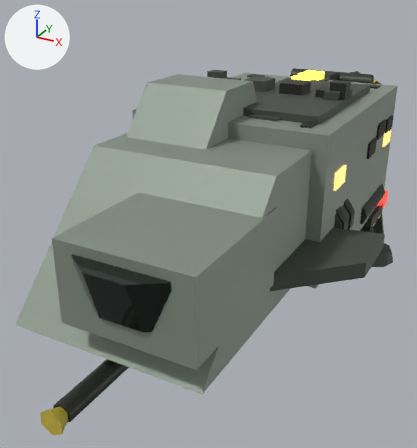
The glTF model ref/glb/courier-s.glb as it was, and as the next commit left it.
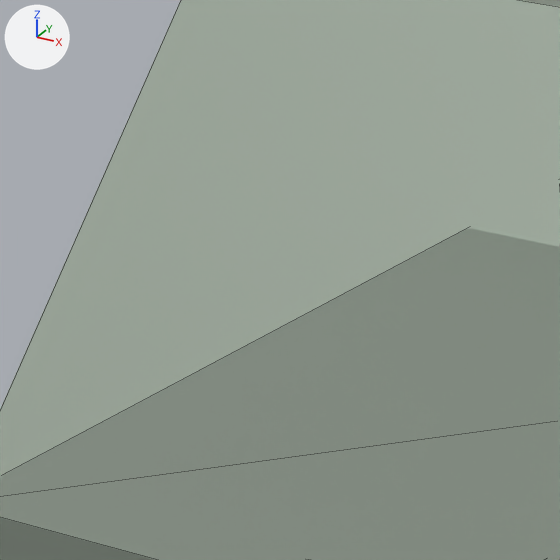
The first picture shows the older version from a 50 mm lens placed at (1.02, -2.4, 1.42), pointed at (-0.18, -0.23, 0.33). The close-ups show the older and then the newer version on the part from 14% to 37% of the width and 34% to 55% of the height of that picture. Only the edits that show in the close-ups are written down. The lights are fixed; the arrows at upper left show +X, +Y and +Z. The close-ups show mesh edges as thin lines. Where no turn or scale is listed for an object, it has been applied to the vertices.

Objects in the first close-up: 'hullForebody', 'hullNose'.
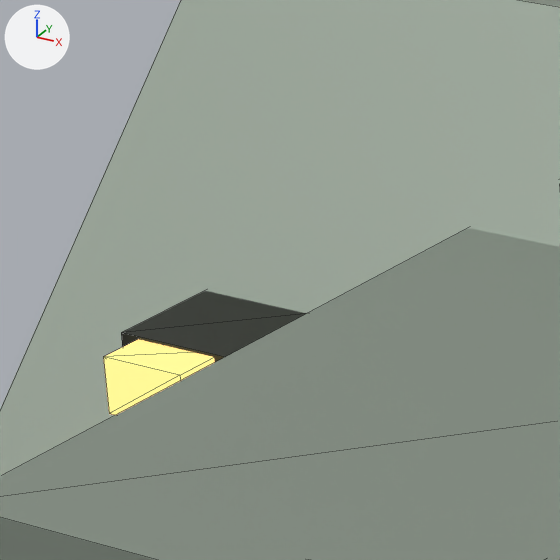
What differs and where, as boxes [x1, y1, x2, y2] in the close-ups (560 x 560 px):
'approachFloodHoodL', added: after [121, 291, 307, 362]
'approachFloodLensL', added: after [104, 339, 215, 415]

Edits to the bpy script that builds the scene:
```text
Add me_mesh_77_1:
    me_mesh_77_1.from_pydata(...)  # a box spanning x -0.0275..0.0275, y -0.02..0.02, z -0.0175..0.0175
    me_mesh_77_1.materials.append(mat_cabinlight)  # brown #3a2f18, glowing orange #f2c877
Add me_mesh_76_1:
    me_mesh_76_1.from_pydata(...)  # a box spanning x -0.04..0.04, y -0.04..0.04, z -0.025..0.025
    me_mesh_76_1.materials.append(mat_enginehousing)  # dark grey #33362f
Add ob_approachfloodlensl:
    ob_approachfloodlensl = bpy.data.objects.new('approachFloodLensL', me_mesh_77_1)
    ob_approachfloodlensl.location = (-0.2193, -1.011, 0.6431)
Add ob_approachfloodhoodl:
    ob_approachfloodhoodl = bpy.data.objects.new('approachFloodHoodL', me_mesh_76_1)
    ob_approachfloodhoodl.location = (-0.2193, -0.9611, 0.6371)
```
